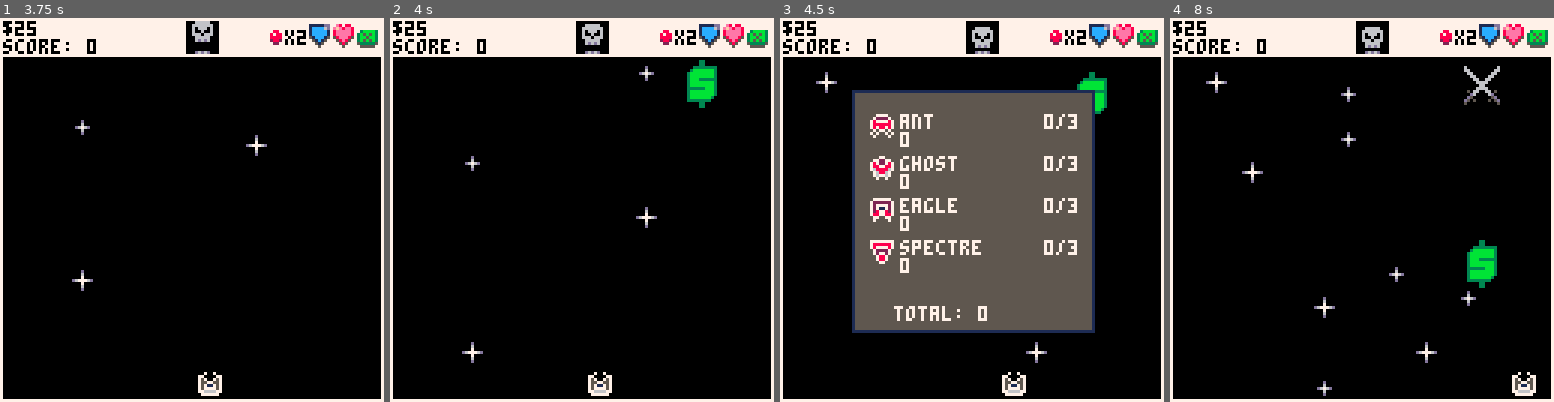
Above: before the commit, frames 1-4 (left to right).
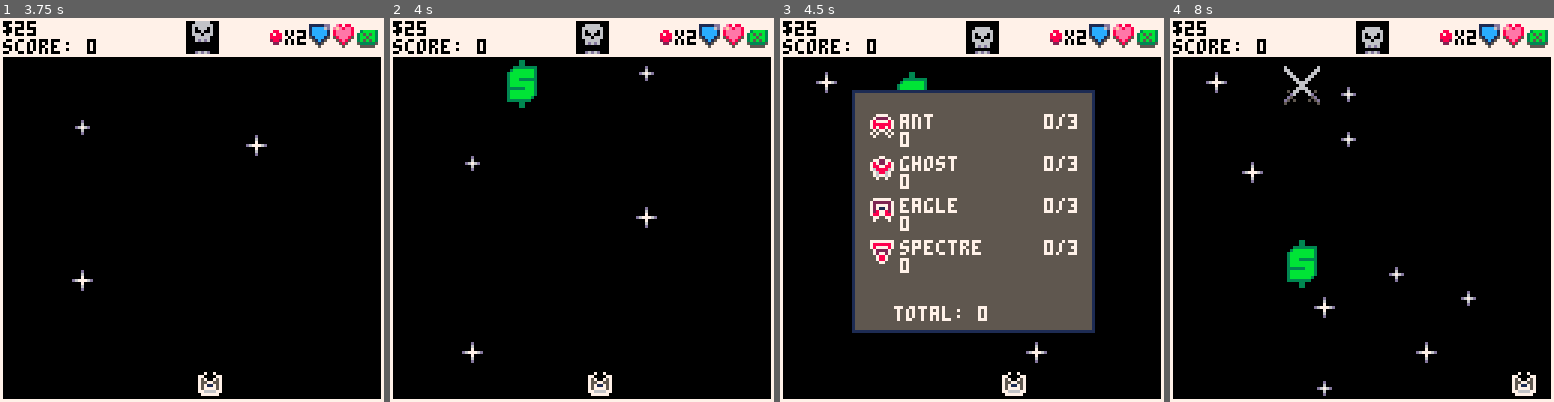
Above: after the commit, the same moments.

Repository: NinetiesPaul/Orion-s-Defender
Game: PICO-8 cartridge orionsdefender.p8
Two runs of this game, one before a commit and one after it. Both use one fixed random seed, a clock stepped at 60 frames per second and the inputs below.
Inputs:
- Up to frame 1 (3.75 s): tap X (X key) at 0.33, 1.07, 1.85, 2.97 s; tap O (Z key) at 0.7, 1.7, 2.1, 2.5, 2.9, 3.3, 3.7 s; hold Right 1.6-2.1 s; hold Up 2.15-2.42 s; hold Right 2.47-3.03 s; hold Left 3.08-3.58 s; hold Down from 3.63 s (still down)
- Up to frame 2 (4 s): release Down at 3.97 s
- Up to frame 3 (4.5 s): hold Right from 4.02 s (still down); tap X (X key) at 4.08 s; tap O (Z key) at 4.1 s
- Up to frame 4 (8 s): tap O (Z key) every 0.4 s from 4.5 to 7.7 s; release Right at 4.68 s; hold Up 4.73-5.03 s; hold Left 5.08-5.68 s; tap X (X key) at 5.2, 6.32, 7.43 s; hold Down 5.73-6.03 s; hold Right 6.08-6.58 s; hold Right 6.63-7.13 s; hold Up 7.18-7.45 s; hold Right from 7.5 s (still down)

Frame 1 is identical in both runs. In frame 2, 1.5% of the frame differs, in the area x 30-86%, y 10-24%; in frame 3, 0.7%; in frame 4, 2.1%, in the area x 29-86%, y 12-71%.

Commit message:
code clean up

Diff:
--- a/orionsdefender.p8
+++ b/orionsdefender.p8
@@ -6,13 +6,8 @@
 function _init()
 	-- encounters variable
 	encounters = {}
-	encounter_spawn_x = {
-		12,
-		36,
-		64,
-		96,
-		108
-	}
+	move_pirate_sprite = "up"
+	pirate_sprite_y = 2
 
 	-- general purpose variables
 	views = {
@@ -24,14 +19,12 @@
 		6,	-- 6 start screen
 		7 	-- 7 tutorial
 	}
-	score = 0
 	pirate_rep = 1
 	clock = 0
 	current_view = views[6]
 	rewards_given = false
 	battle_rewards = 0
 	show_stats = false
-	scraps_accrued = 0
 
 	-- player variables
 	cooldown_lvls = {3,2,1}
@@ -60,13 +53,12 @@
 	bullet_cooldown_rate = cooldown_lvls[current_stat_cooldown_lvl]
 	bullets = {}
 	missile_mode = false
-	zap_mode = false
-	current_enemy_locked_on = null
 	missile_available = true
 	missile_damage = 3
 	missile_cooldown = 0
 	missile_n = 2
 	missile_max_capacity = 5
+	current_enemy_locked_on = null
 	warned = true
 	random_factor = 0.95
 	collateral_type =
@@ -75,12 +67,10 @@
 		2,	-- aiming damage
 		3 	-- firing damage
 	}
-	enemy_by_difficulty ={
-		{1,2},
-		{3,4},
-		{5,6}
-	}
+	score = 0
 	total_enemies_destroyed = 0
+	zap_mode = false
+	missiles = {}
 
 	-- store variables
 	pirate_store = false
@@ -209,7 +199,6 @@
 	}
 	enemies = {}
 	enemy_bullets = {}
-	missiles = {}
 	explosions = {}
 	warnings = {}
 	positions = {
@@ -223,6 +212,11 @@
 		{112,61},
 	}
 	battle_started = false
+	enemy_by_difficulty ={
+		{1,2},
+		{3,4},
+		{5,6}
+	}
 
 	-- music variables
 	can_leave_screen = false
@@ -232,9 +226,6 @@
 
 	stars = {}
 
-	mouth_cdr = 5
-	move_pirate_sprite = "up"
-	pirate_sprite_y = 2
 
 	siren_spr = 015
 end
@@ -766,7 +757,7 @@
 	type = (random_factor <= 0.7) and 1 or (random_factor <= 0.875) and 2 or 3
 
 	local encounter = {}
-	encounter.x = rnd(encounter_spawn_x)
+	encounter.x = rnd({ 12, 36, 64, 96, 108})
 	encounter.y = 12
 	encounter.type = type
 	encounter.animate = false
